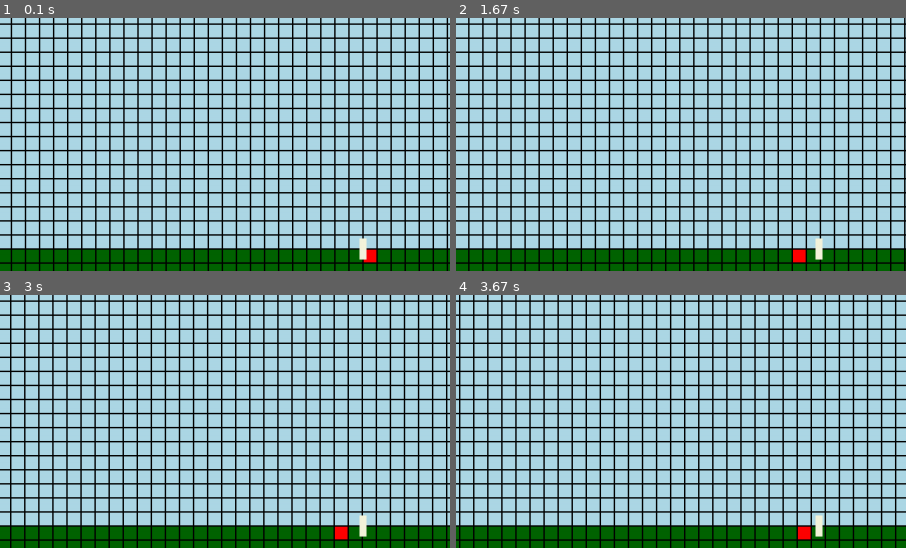
Above: before the commit, frames 1-4 (two rows, left to right).
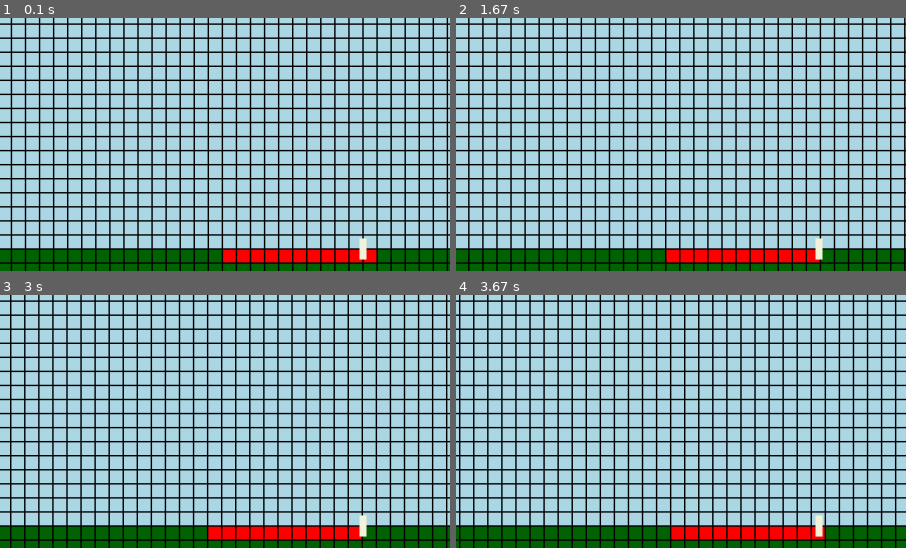
Above: after the commit, the same moments.

Repository: fuyther/pygame_project
Game: pygame game, started from main.py
Two runs of this game, one before a commit and one after it. Both use one fixed random seed, a clock stepped at 60 frames per second and the inputs below.
Inputs:
- Up to frame 1 (0.1 s): no input
- Up to frame 2 (1.67 s): hold D 0.33-0.8 s; hold D 0.83-1.3 s; hold A from 1.33 s (still down)
- Up to frame 3 (3 s): release A at 1.87 s; hold A 1.9-2.3 s; hold D 2.33-2.97 s
- Up to frame 4 (3.67 s): hold A 3-3.47 s; hold D from 3.5 s (still down)
The pictures show only the part of the screen within x 10-60%, y 4-54%; the shares and areas given below are measured in that part.

The runs differ from the first frame. In frame 1, 1.6% of the frame differs, in the area x 49-81%, y 91-97%; in frame 2, 1.6%; in frame 3, 1.7%, in the area x 46-81%, y 91-97%; in frame 4, 1.6%.

Commit message:
block_adding_fixed

Diff:
--- a/main.py
+++ b/main.py
@@ -55,20 +55,20 @@
 world1 = World()
 world1.append("main_char", (main_char, main_char.x + 500*20, - main_char.y + 500*20))
 running = True
-world1.table[500][500] = 2
+world1.table[500][490:501] = 2
 # запуск
 while running:
     screen.fill((0, 0, 0))
     # проверка на то что игрок стоит на земле или же в воздухе
     try:
-        if world1.table[500 - int(main_char.y / 20)][ov_mod(main_char.x / 20) + 500] == 1:
+        if world1.table[500 - int(main_char.y / 20)][int(main_char.x / 20) + 500] == 1:
             main_char.status = "on_ground"
             main_char.a_v = 0
             main_char.v_v = 0
             main_char.hp -= main_char.v_v // 40
             if main_char.hp < 0:
                 main_char.hp = 0
-        elif world1.table[500 - ov_mod(main_char.y / 20)][ov_mod(main_char.x / 20) + 500] == 0:
+        elif world1.table[500 - ov_mod(main_char.y / 20)][int(main_char.x / 20) + 500] == 0:
             main_char.status = "in_air"
             # его вертикальное ускорение = g
             main_char.a_v = 0 - 9.8 * 30
@@ -96,7 +96,7 @@
                 main_char.v_h = 0
                 main_char.a_h = 0
         if event.type == pygame.MOUSEBUTTONDOWN:
-            cell = ov_mod(world1.lst_objects["main_char"][1] + event.pos[0] - 640)//20, ov_mod(world1.lst_objects["main_char"][2] + event.pos[1] - 360)//20
+            cell = int(world1.lst_objects["main_char"][1] + event.pos[0] - 640)//20, int(world1.lst_objects["main_char"][2] + event.pos[1] - 360)//20
             if world1.table[cell[1], cell[0]] == 0:
                 world1.table[cell[1], cell[0]] = 1
     try:
@@ -129,7 +129,7 @@
     for i in range(38):
         for j in range(66):
             cell = world1.table[ov_mod(world1.lst_objects["main_char"][2] / 20) + (i - 19)][
-                ov_mod(world1.lst_objects["main_char"][1] / 20) + (j - 33)]
+                int(world1.lst_objects["main_char"][1] / 20) + (j - 33)]
             if cell == 1:
                 pygame.draw.rect(screen, pygame.Color("dark green"), (int((j - 1)*20 - main_char.x % 20), int((i - 1)*20 + main_char.y % 20), 20, 20))
             elif cell == 2:
